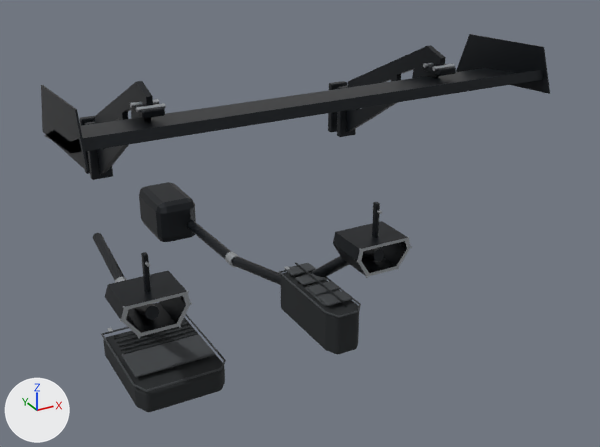
The glTF model public/assets/model02/2026-mounted-products.glb as it was, and as the next commit left it.
The view is the same before and after, from a 50 mm camera at (-1.21, -3.56, 2.06) aimed at (0.32, -0.77, 0.67). Arrows for +X, +Y and +Z are at lower left; the lights stay in place. The picture after the commit comes second. Where no turn or scale is listed for an object, it has been applied to the vertices. Vertices at exactly the same position are counted once.

Objects in the first picture: 'product_SM-26801__product_powdercoat_black', 'product_SM-28919__EvolutionR_black_polyester', 'product_SM-28919__EvolutionR_stitch_webbing', 'product_SM-7720__product_brushed_silver', 'product_SM-7720__product_powdercoat_black' and 1 more.
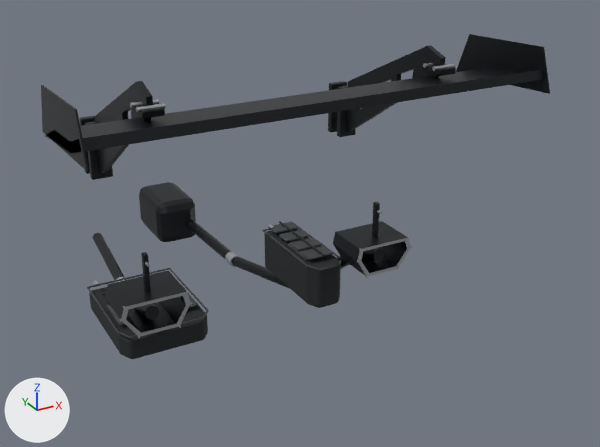
What changed in the scene script:
```text
Change me_evolutionr_lower_left_001:
    used by ob_product_sm_28919__evolutionr_black_polyester; location = (0.0, 0.1, 0.0)
    remove me_evolutionr_lower_left_001.from_pydata(...)  # 976 vertices, 1900 faces; spans x -0.523..0.425, y -1.235..-0.782, z 0.228..0.444
    add me_evolutionr_lower_left_001.from_pydata(...)  # 976 vertices, 1900 faces; spans x -0.523..0.425, y -1.235..-0.782, z 0.368..0.584
    me_evolutionr_lower_left_001 part 1: the whole mesh is moved by (0.0, 0.0, 0.14)
Change me_cube_029:
    used by ob_product_sm_28919__evolutionr_stitch_webbing; location = (0.0, 0.1, 0.0)
    remove me_cube_029.from_pydata(...)  # 460 vertices, 888 faces; spans x -0.527..0.429, y -1.239..-0.778, z 0.216..0.433
    add me_cube_029.from_pydata(...)  # 460 vertices, 888 faces; spans x -0.527..0.429, y -1.239..-0.778, z 0.356..0.572
    me_cube_029 part 2: the whole mesh is moved by (0.0, 0.0, 0.14)
Change ob_product_sm_28919__evolutionr_black_polyester:
    ob_product_sm_28919__evolutionr_black_polyester.location: (0.0, 0.1, 0.0) -> (0.0, 0.25, 0.0)
Change ob_product_sm_28919__evolutionr_stitch_webbing:
    ob_product_sm_28919__evolutionr_stitch_webbing.location: (0.0, 0.1, 0.0) -> (0.0, 0.25, 0.0)
```

Boxes (x1, y1, x2, y2) around the edits, measured in the pictures (600 x 447 px):
'product_SM-28919__EvolutionR_black_polyester', moved
    before: (103, 262, 359, 412)
    after: (89, 221, 341, 359)
'product_SM-28919__EvolutionR_stitch_webbing', moved
    before: (101, 263, 361, 392)
    after: (87, 222, 341, 338)
